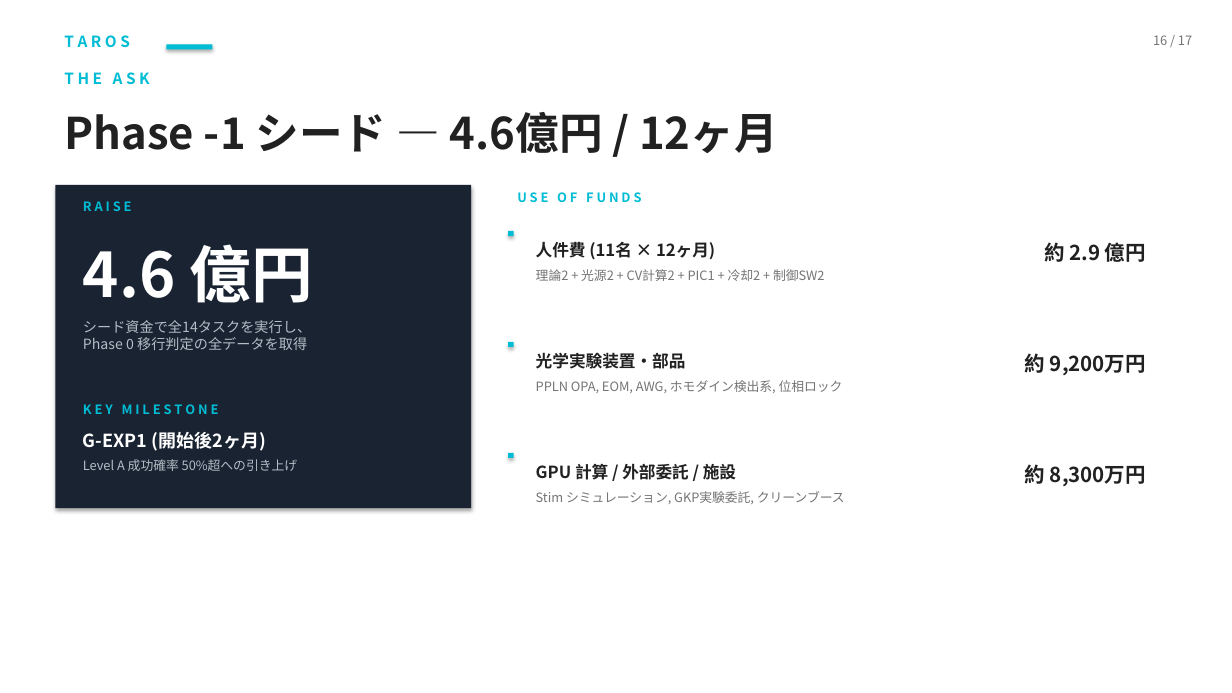
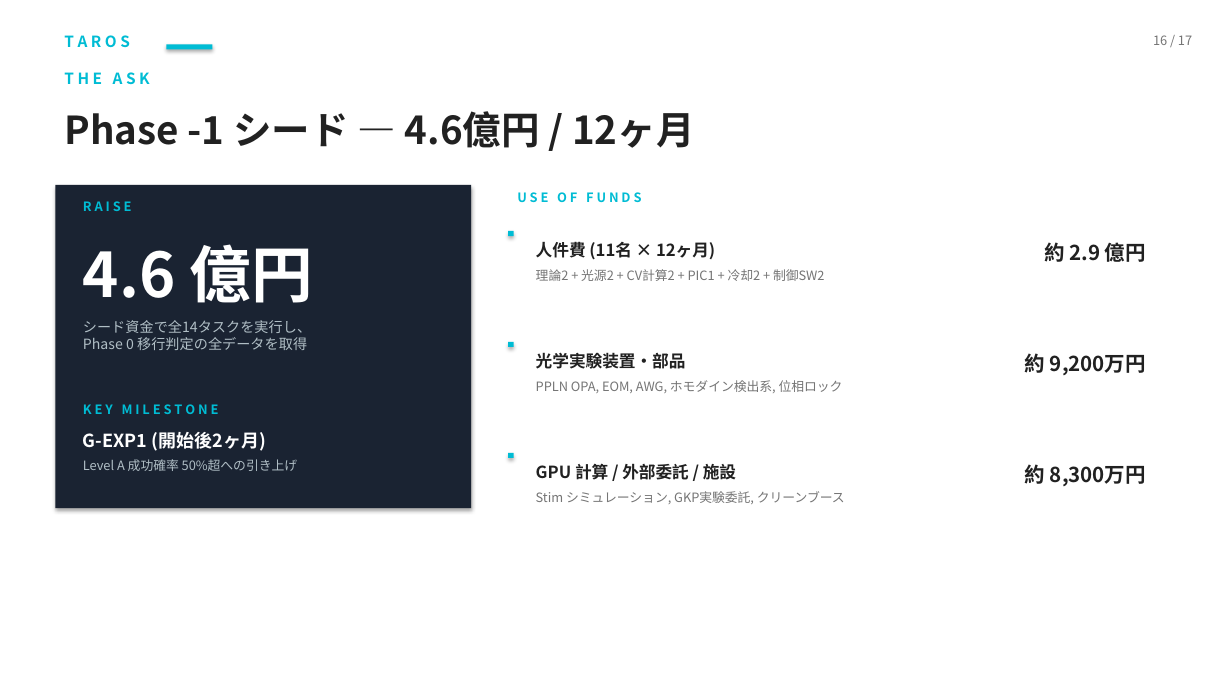
Before and after one commit to TomohiroTani28/Taros, a slide deck: slide 16 of assets/TAROS_Investor_Pitch_Revised.pptx. Drawn at 1232x693 pixels with LibreOffice and Linux fonts; fonts in the diff are those of the drawing. Boxes give left, top, right and bottom in pixels: in the first picture for what was removed or moved away, otherwise in the second. Text is boxed around its words. In the diff, an @@ line names an element or a change of style, - is before the commit and + after.

```diff
--- a/assets/TAROS_Investor_Pitch_Revised.pptx
+++ b/assets/TAROS_Investor_Pitch_Revised.pptx
@@ text "Phase -1 シード — 4.6億円 ..." at box(64, 111, 694, 148): size 34 to 30 pt @@
```
Also in this commit, not shown: 16 other slides changed, 2 other files.
